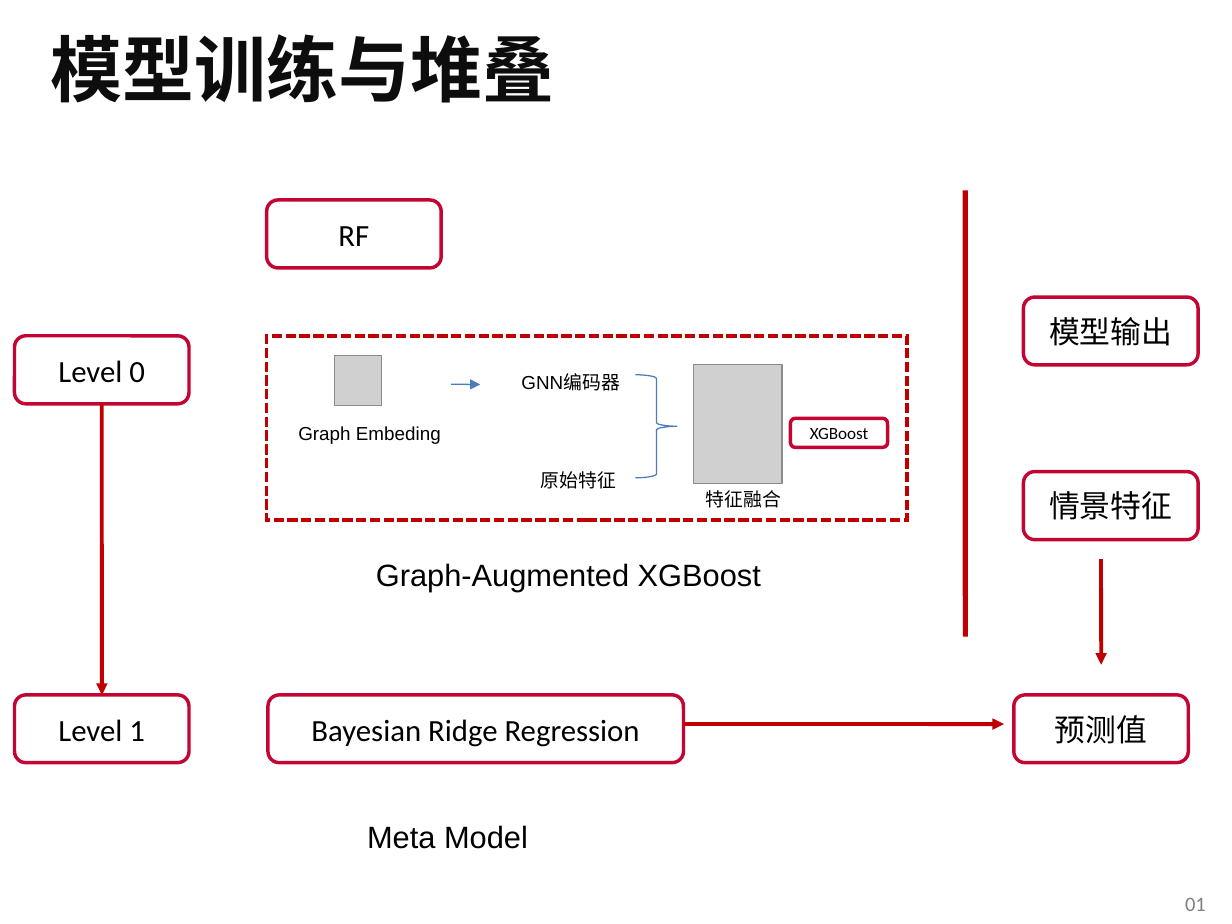
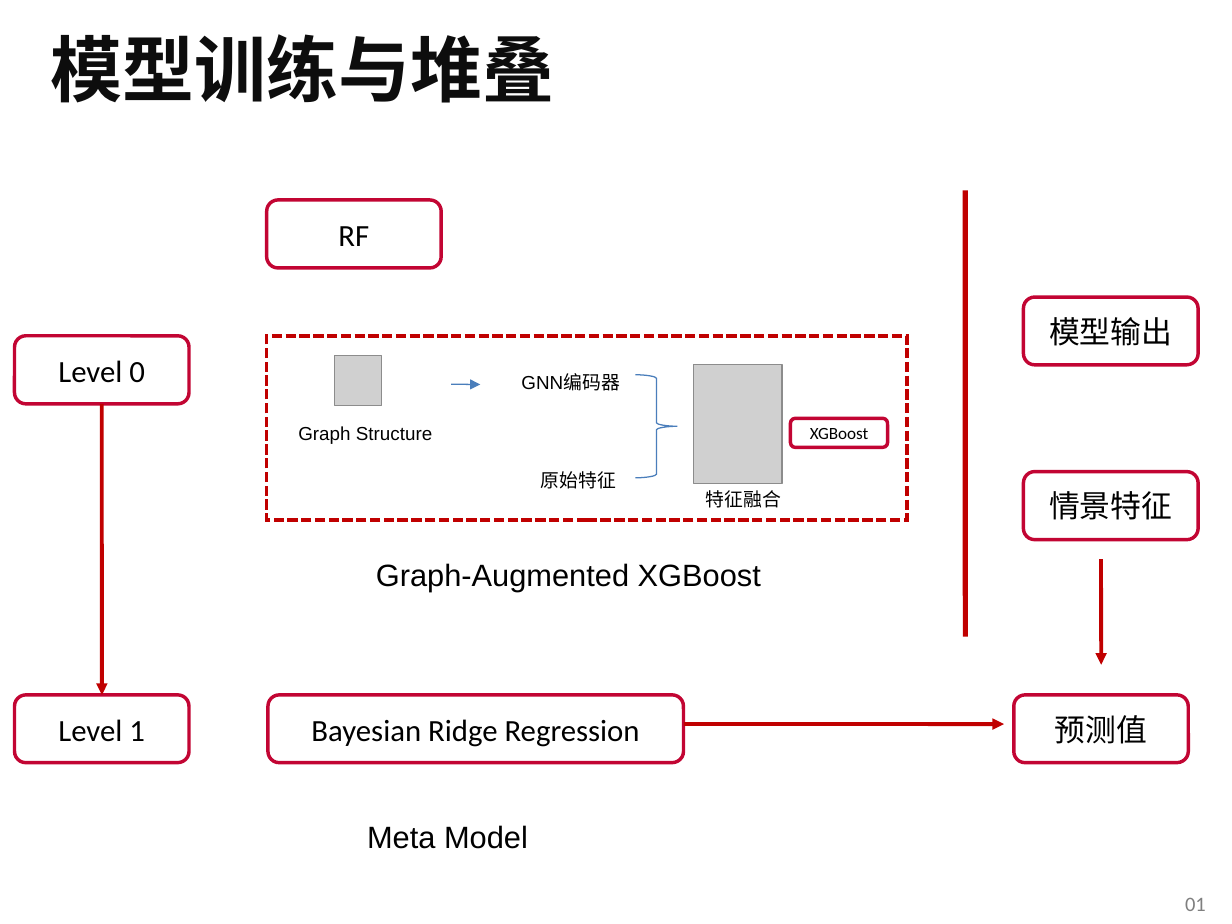
Before and after one commit to HongmingLiang/Quant_RUC_2025_Spring, a slide deck: slide 2 of Homework/finance/2022201596/presentation.ppt. Drawn at 1232x924 pixels with LibreOffice and Linux fonts; fonts in the diff are those of the drawing; grey boxes stand for pictures; background and template pictures are left out. Boxes give left, top, right and bottom in pixels: in the first picture for what was removed or moved away, otherwise in the second. Text is boxed around its words. In the diff, an @@ line names an element or a change of style, - is before the commit and + after.

```diff
--- a/Homework/finance/2022201596/presentation.ppt
+++ b/Homework/finance/2022201596/presentation.ppt
@@ text at (298,426,432,444): text changed @@
-Graph Embeding
+Graph Structure
```
Also in this commit, not shown: 1 other slide changed.
